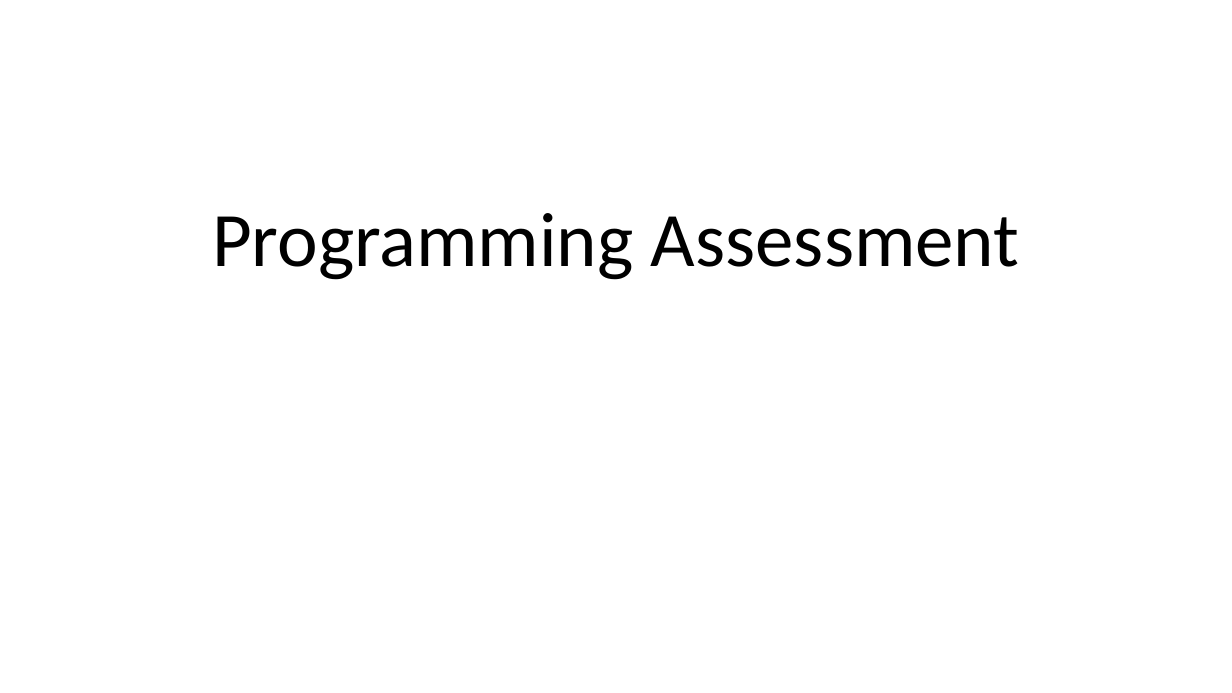
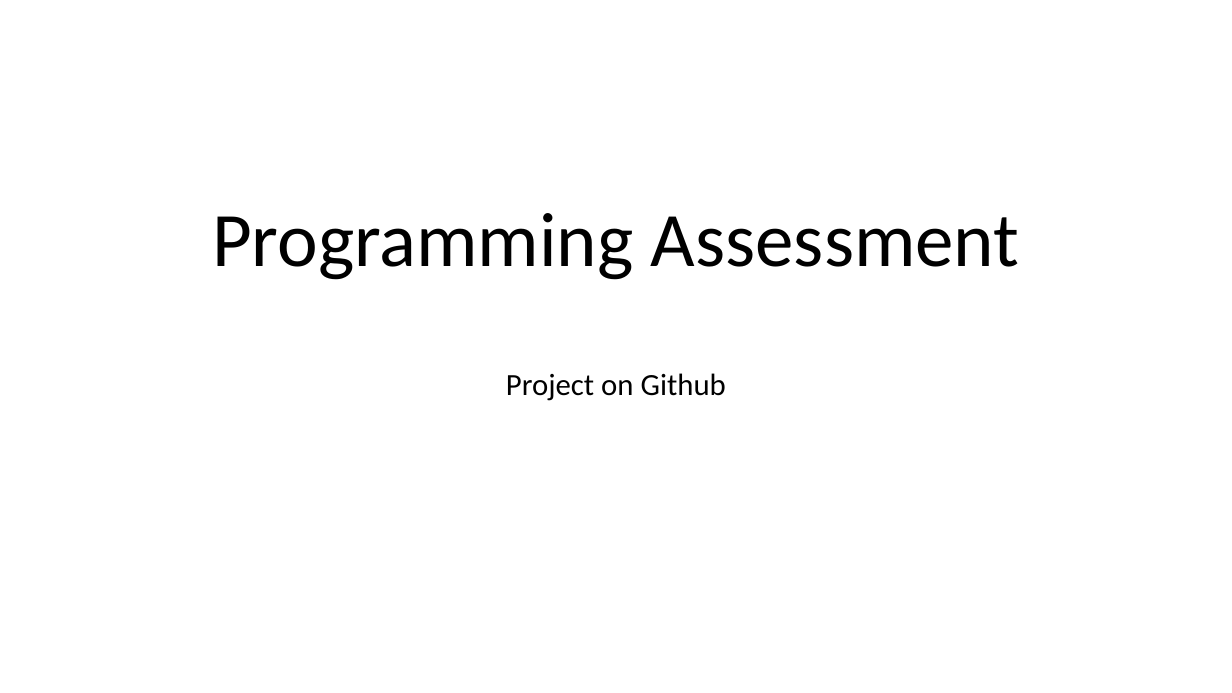
Before and after one commit to morrisj70800/01_Assesment, a slide deck: slide 1 of Programming Assesment.pptx. Drawn at 1232x693 pixels with LibreOffice and Linux fonts; fonts in the diff are those of the drawing. Boxes give left, top, right and bottom in pixels: in the first picture for what was removed or moved away, otherwise in the second. Text is boxed around its words. In the diff, an @@ line names an element or a change of style, - is before the commit and + after.

```diff
--- a/Programming Assesment.pptx
+++ b/Programming Assesment.pptx
@@ subtitle added at [506,373,726,401], 24 pt, text #000000 @@
+Project on Github
```
Also in this commit, not shown: 3 other slides changed, 4 slides added, 3 other files.
